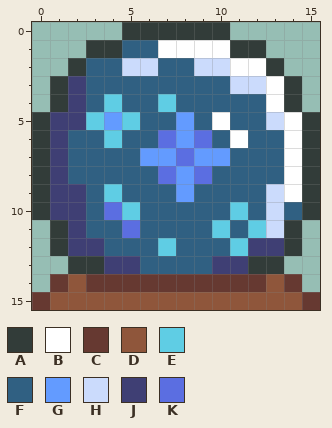
Two states of a pixel-art sprite, Assets/Sprites/Objects/ORB-stand.png. The picture above is the old version.
The file is 16x16 pixels.
Palette (. is transparent): A #323c39  B #ffffff  C #663931  D #8f563b  E #5fcde4  F #306082  G #639bff  H #cbdbfc  J #3f3f74  K #5b6ee1
Pixels before, first column x 0:
 0 .....AAAAAA.....
 1 ...AAFFBBBBAA...
 2 ..AFFHHFFHHBBA..
 3 .AJFFFFFFFFHHBA.
 4 .AJFEFFEFFFFFBA.
 5 AJJEGEFFGFBFFHBA
 6 AJFFEFFKGKFBFFBA
 7 AJFFFFGGKGGFFFBA
 8 AJFFFFFKGKFFFFBA
 9 AJJFEFFFGFFFFHBA
10 AJJFKEFFFFFEFHFA
11 .AJFFKFFFFEFEHA.
12 .AJJFFFEFFFEJJA.
13 ..AAJJFFFFJJAA..
14 .CDCCCCCCCCCCDC.
15 CDDDDDDDDDDDDDDC
And afterwards:
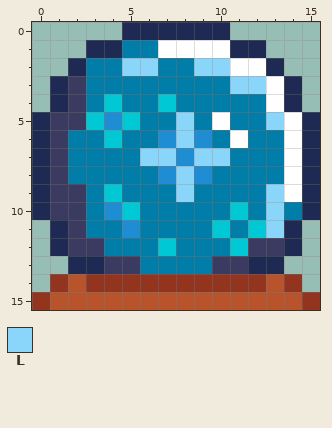
Colours new in this view: L #8ad5fa
Changes in this commit:
{"colour":"A","old":"#323c39","new":"#1e2a53"}
{"colour":"C","old":"#663931","new":"#93341f"}
{"colour":"D","old":"#8f563b","new":"#b9532b"}
{"colour":"E","old":"#5fcde4","new":"#00c9d5"}
{"colour":"F","old":"#306082","new":"#007da8"}
{"colour":"J","old":"#3f3f74","new":"#3b3a61"}
{"colour":"K","old":"#5b6ee1","new":"#1f8dd3"}
{"y":2,"x":5,"old":"HH","new":"LL"}
{"y":2,"x":9,"old":"HH","new":"LL"}
{"y":3,"x":11,"old":"HH","new":"LL"}
{"y":5,"x":4,"old":"G","new":"K"}
{"y":5,"x":8,"old":"G","new":"L"}
{"y":5,"x":13,"old":"H","new":"L"}
{"y":6,"x":8,"old":"G","new":"L"}
{"y":7,"x":6,"old":"GG","new":"LL"}
{"y":7,"x":9,"old":"GG","new":"LL"}
{"y":8,"x":8,"old":"G","new":"L"}
{"y":9,"x":8,"old":"G","new":"L"}
{"y":9,"x":13,"old":"H","new":"L"}
{"y":10,"x":13,"old":"H","new":"L"}
{"y":11,"x":13,"old":"H","new":"L"}
{"label":"changed","picture_box":[32,22,320,310]}
